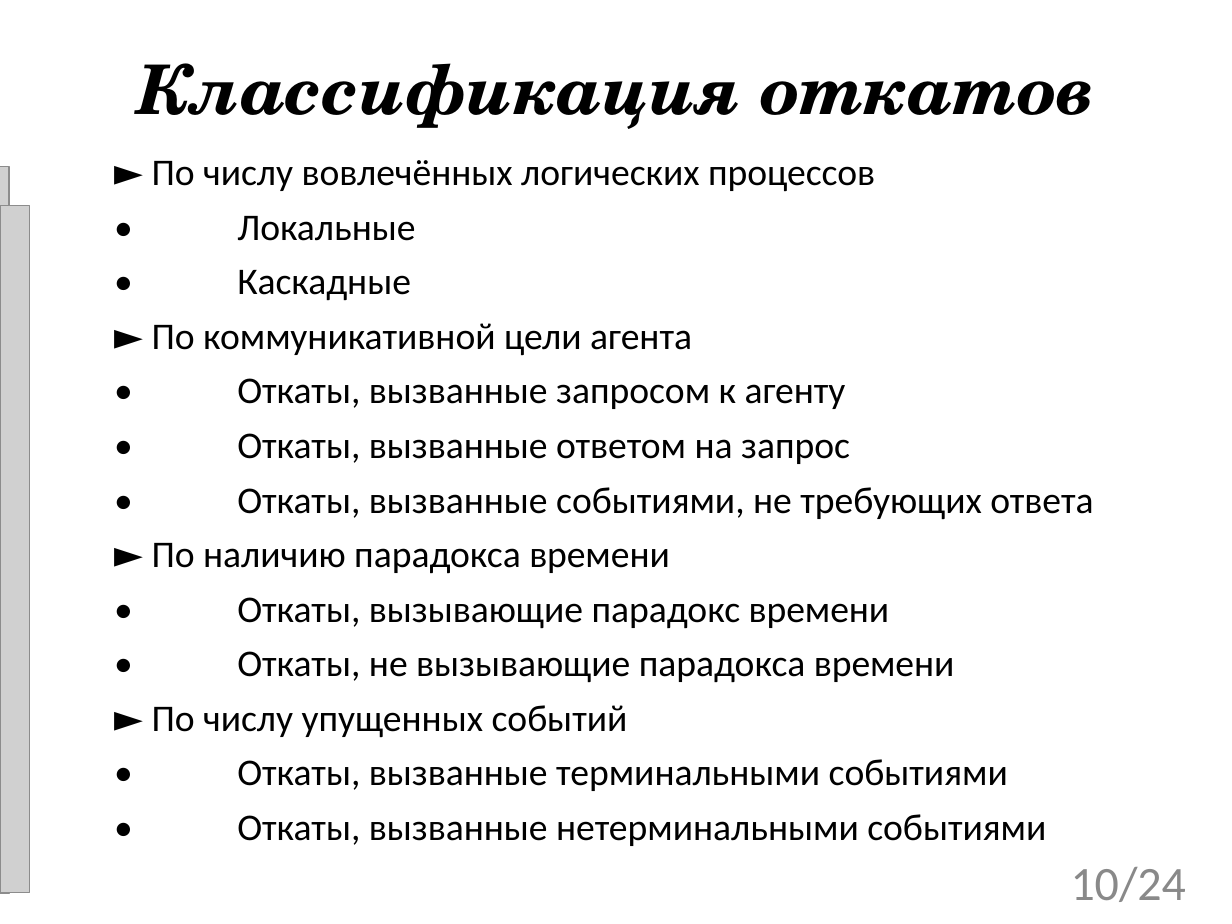
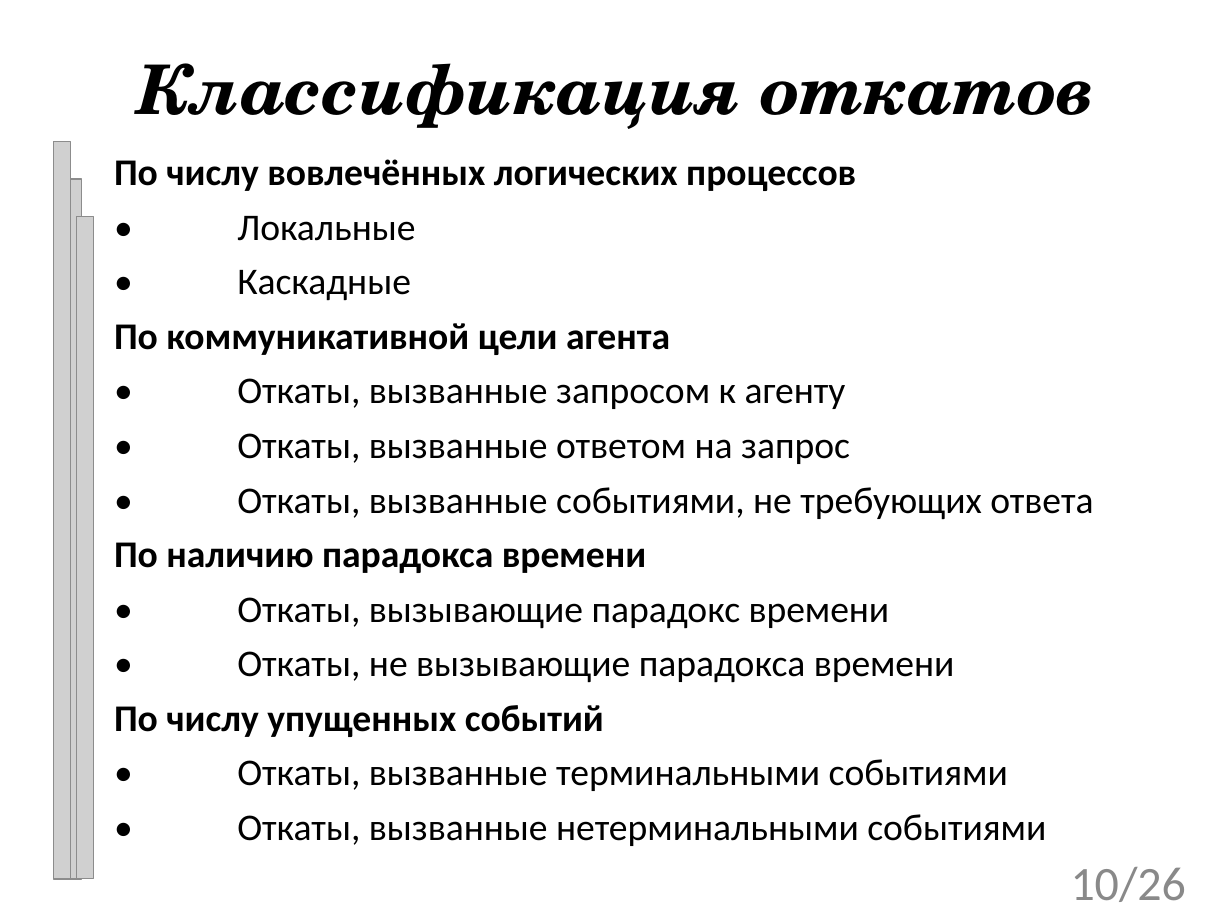
Before and after one commit to tom-trix/SynchAlgorithms, a slide deck: slide 10 of text/Mitrakov.ppt. Drawn at 1232x924 pixels with LibreOffice and Linux fonts; fonts in the diff are those of the drawing; grey boxes stand for pictures; background and template pictures are left out. Boxes give left, top, right and bottom in pixels: in the first picture for what was removed or moved away, otherwise in the second. Text is boxed around its words. In the diff, an @@ line names an element or a change of style, - is before the commit and + after.

```diff
--- a/text/Mitrakov.ppt
+++ b/text/Mitrakov.ppt
@@ picture added at bbox=[53, 142, 70, 878] @@
@@ picture: place and size @@
-picture at bbox=[0, 166, 9, 893]
+picture at bbox=[64, 179, 81, 878]
@@ subtitle at bbox=[114, 159, 856, 191]: text changed; bold on @@
-► По числу вовлечённых логических процессов
+По числу вовлечённых логических процессов
@@ picture: place and size @@
-picture at bbox=[0, 206, 30, 893]
+picture at bbox=[76, 216, 94, 877]
@@ subtitle at bbox=[114, 323, 670, 355]: text changed; bold on @@
-► По коммуникативной цели агента
+По коммуникативной цели агента
@@ subtitle at bbox=[114, 542, 647, 573]: text changed; bold on @@
-► По наличию парадокса времени
+По наличию парадокса времени
@@ subtitle at bbox=[114, 705, 604, 737]: text changed; bold on @@
-► По числу упущенных событий
+По числу упущенных событий
@@ page number at bbox=[1071, 867, 1186, 902]: text changed @@
-10/24
+10/26
```
Also in this commit, not shown: 17 other slides changed, 8 slides added, 7 slides removed, 1 other file.
